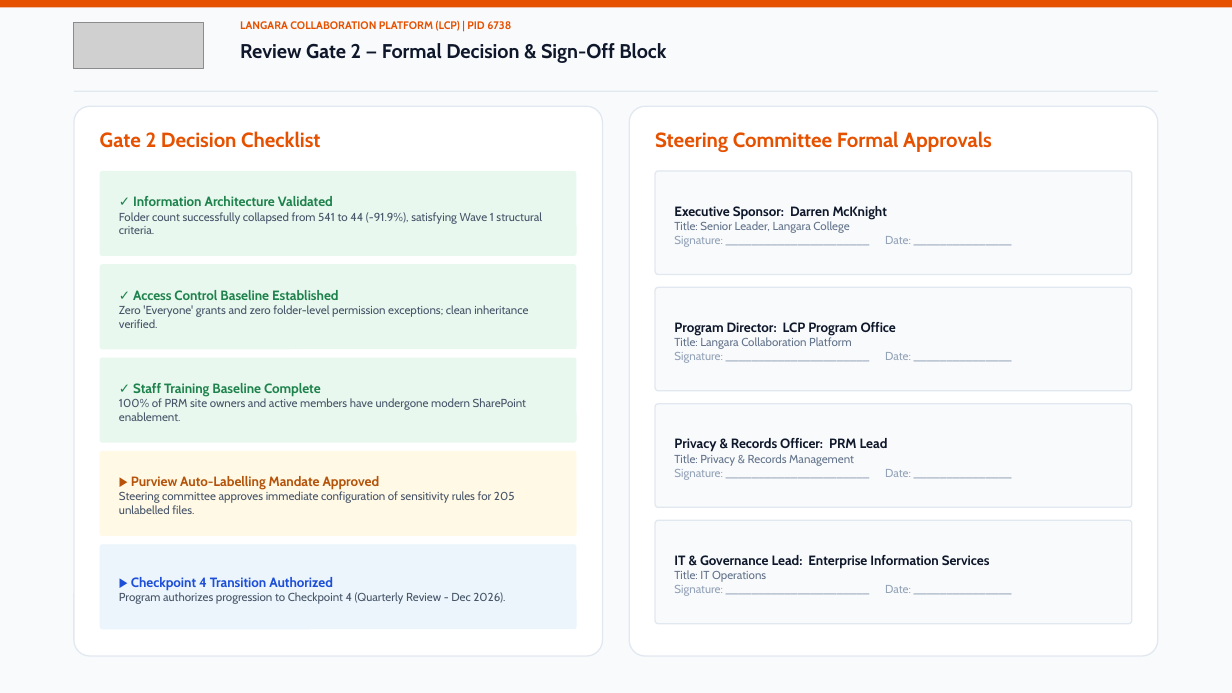
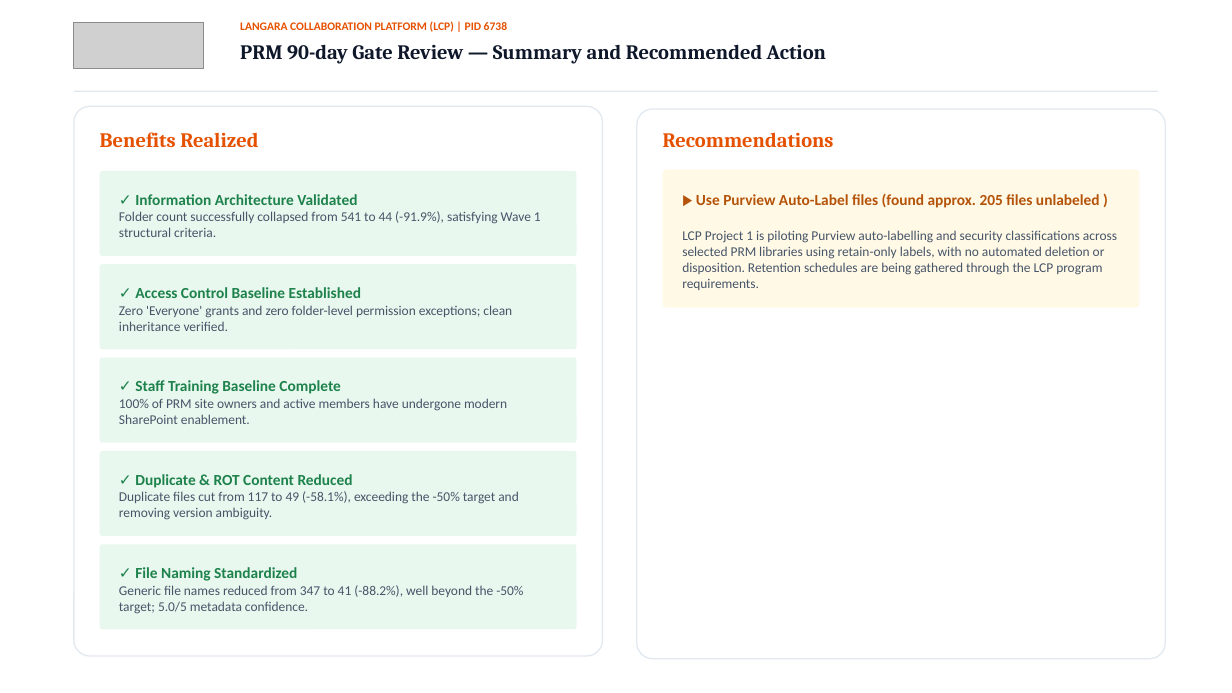
Before and after one commit to D2D99/talent-by-design, a slide deck: slide 7 of public/Langara_PRM_Executive_Scorecard.pptx (slide 6 before the commit). Drawn at 1232x693 pixels with LibreOffice and Linux fonts; fonts in the diff are those of the drawing; grey boxes stand for pictures; background and template pictures are left out. Boxes give left, top, right and bottom in pixels: in the first picture for what was removed or moved away, otherwise in the second. Text is boxed around its words. In the diff, an @@ line names an element or a change of style, - is before the commit and + after.

```diff
--- a/public/Langara_PRM_Executive_Scorecard.pptx
+++ b/public/Langara_PRM_Executive_Scorecard.pptx
@@ rectangle at box(0, 0, 1232, 693): fill #F8FAFC to #FFFFFF @@
@@ rectangle removed at box(0, 0, 1232, 7) @@
@@ text "LANGARA COLLABORATION PLATFORM (LCP) | ..." at box(240, 21, 507, 32): size 8.5 to 9 pt, font Cabin to Calibri @@
@@ text at box(240, 44, 826, 64): text changed; size 15.5 to 16 pt; font Cabin to Cambria @@
-Review Gate 2 — Formal Decision & Sign-Off Block
+PRM 90-day Gate Review — Summary and Recommended Action
@@ rounded rectangle: place and size @@
-rounded rectangle at box(629, 106, 1158, 656)
+rounded rectangle at box(637, 109, 1165, 659)
@@ text at box(100, 132, 258, 147): text changed; font Cabin to Cambria @@
-Gate 2 Decision Checklist
+Benefits Realized
@@ text removed at box(655, 131, 992, 152) @@
-Steering Committee Formal Approvals
@@ text added at box(663, 132, 834, 147), 16 pt, text #E65100, bold @@
+Recommendations
@@ rounded rectangle "✓ Information Architecture Validated" at box(100, 171, 577, 256): size 10.5 to 12 pt in "✓ Information Architecture Validated"; font Cabin to Calibri; size 9 to 10.5 pt in "Folder count successfully collapsed from 541 to ..." @@
@@ rounded rectangle removed at box(655, 171, 1132, 274) @@
-Executive Sponsor: Darren McKnight
-Title: Senior Leader, Langara College
-Signature: ______________________ Date: _______________
@@ rounded rectangle added at box(663, 169, 1140, 308), fill #FFF9E6, 10.5 pt, text #475569 @@
+▶ Use Purview Auto-Label files (found approx. 205 files unlabeled )
+LCP Project 1 is piloting Purview auto-labelling and security classifications across selected PRM libraries using retain-only labels, with no automated deletion or disposition. Retention schedules are being gathered through the LCP program requirements.
@@ rounded rectangle "✓ Access Control Baseline Established" at box(100, 264, 577, 349): size 10.5 to 12 pt in "✓ Access Control Baseline Established"; font Cabin to Calibri; size 9 to 10.5 pt in "Zero 'Everyone' grants and zero folder-level permission ..." @@
@@ rounded rectangle removed at box(655, 287, 1132, 391) @@
-Program Director: LCP Program Office
-Title: Langara Collaboration Platform
-Signature: ______________________ Date: _______________
@@ rounded rectangle "✓ Staff Training Baseline Complete" at box(100, 358, 577, 443): size 10.5 to 12 pt in "✓ Staff Training Baseline Complete"; font Cabin to Calibri; size 9 to 10.5 pt in "100% of PRM site owners and active ..." @@
@@ rounded rectangle removed at box(655, 404, 1132, 507) @@
-Privacy & Records Officer: PRM Lead
-Title: Privacy & Records Management
-Signature: ______________________ Date: _______________
@@ rounded rectangle "✓ Duplicate & ROT Content ..." at box(100, 451, 577, 536): fill #FFF9E6 to #E8F8EE @@
@@ text in rounded rectangle at box(119, 474, 519, 520): text changed; size 9 to 10.5 pt; font Cabin to Calibri @@
-▶ Purview Auto-Labelling Mandate Approved
-Steering committee approves immediate configuration of sensitivity rules for 205 unlabelled files.
+✓ Duplicate & ROT Content Reduced
+Duplicate files cut from 117 to 49 (-58.1%), exceeding the -50% target and removing version ambiguity.
@@ rounded rectangle removed at box(655, 520, 1132, 624) @@
-IT & Governance Lead: Enterprise Information Services
-Title: IT Operations
-Signature: ______________________ Date: _______________
@@ rounded rectangle "✓ File Naming Standardized" at box(100, 544, 577, 629): fill #EBF5FB to #E8F8EE @@
@@ text in rounded rectangle at box(119, 567, 523, 614): text changed; size 9 to 10.5 pt; font Cabin to Calibri @@
-▶ Checkpoint 4 Transition Authorized
-Program authorizes progression to Checkpoint 4 (Quarterly Review - Dec 2026).
+✓ File Naming Standardized
+Generic file names reduced from 347 to 41 (-88.2%), well beyond the -50% target; 5.0/5 metadata confidence.
```
Also in this commit, not shown: 6 other slides changed, 4 slides added, 2 other files.
